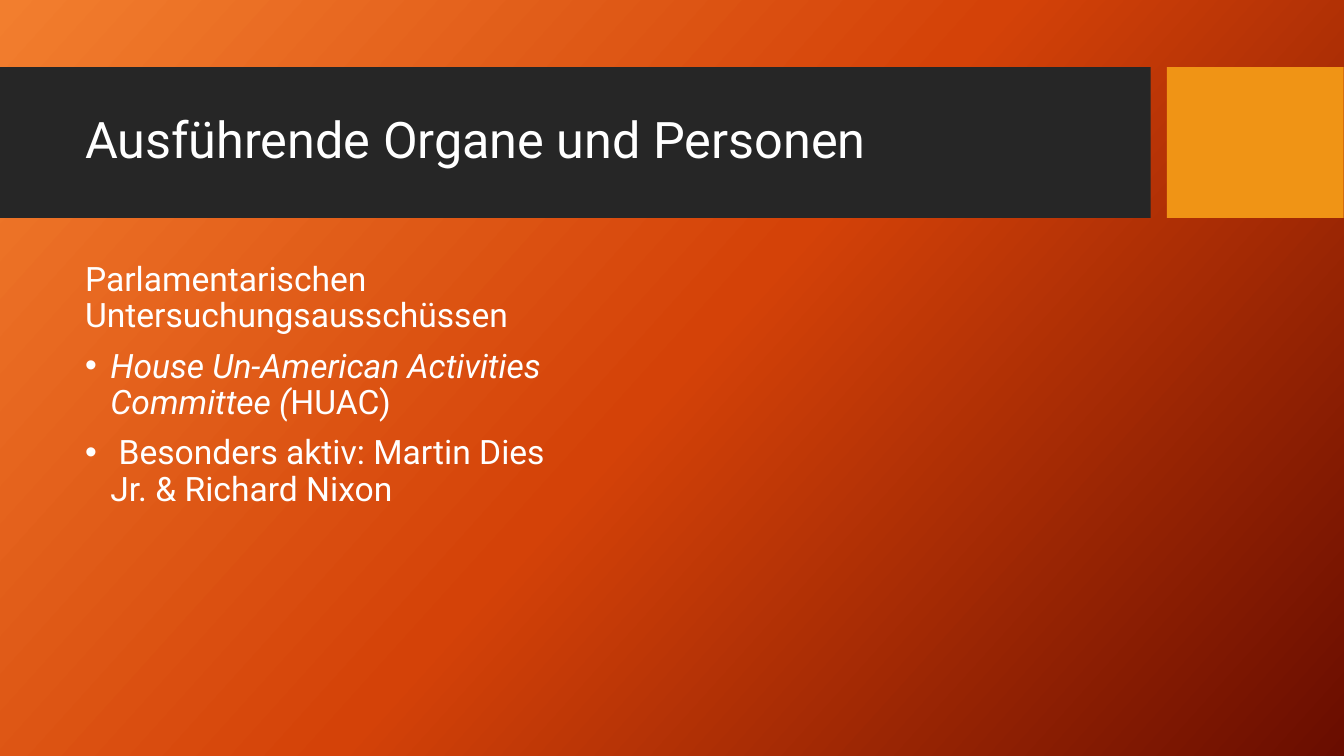
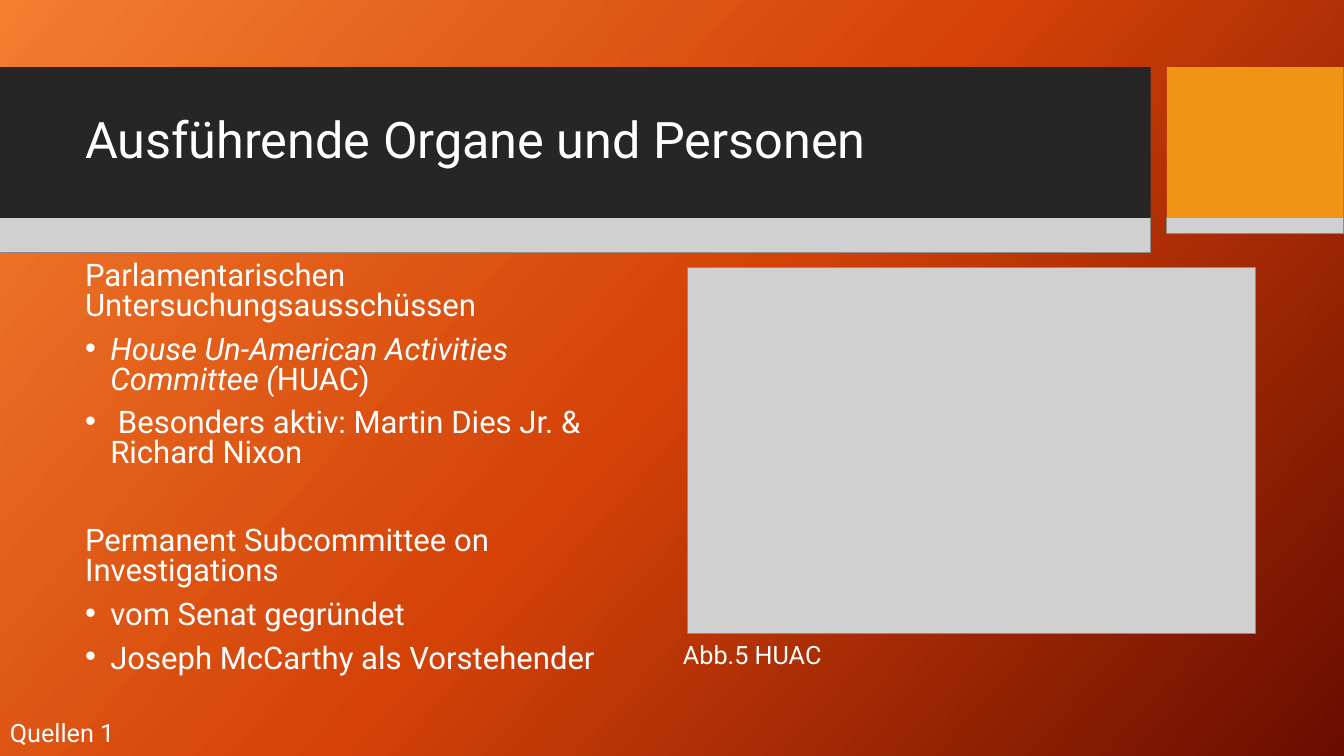
Before and after one commit to AkazeX/Schule, a slide deck: slide 6 of BM/Geschichte/McCathyismus/McCarthyismus.pptx. Drawn at 1344x756 pixels with LibreOffice and Linux fonts; fonts in the diff are those of the drawing; grey boxes stand for pictures; background and template pictures are left out. Boxes give left, top, right and bottom in pixels: in the first picture for what was removed or moved away, otherwise in the second. Text is boxed around its words. In the diff, an @@ line names an element or a change of style, - is before the commit and + after.

```diff
--- a/BM/Geschichte/McCathyismus/McCarthyismus.pptx
+++ b/BM/Geschichte/McCathyismus/McCarthyismus.pptx
@@ rectangle removed at bbox=[0, 68, 1150, 219] @@
@@ rectangle added at bbox=[0, 68, 1150, 219], fill #262626 @@
@@ rectangle removed at bbox=[1168, 68, 1344, 219] @@
@@ rectangle added at bbox=[1168, 68, 1344, 219], fill #F09415 @@
@@ picture added at bbox=[0, 217, 1150, 252] @@
@@ picture added at bbox=[1168, 218, 1344, 234] @@
@@ text at bbox=[85, 262, 553, 464]: size 24 to 22.2 pt in "Parlamentarischen Untersuchungsausschüssen", "House Un-American Activities Committee (HUAC)", "Besonders aktiv: Martin Dies Jr. & Richard ..."; line spacing 0.9 to 0.8 @@
@@ picture added at bbox=[688, 267, 1255, 633] @@
@@ text at bbox=[85, 527, 594, 676]: paragraphs added @@
+Permanent Subcommittee on Investigations
+• vom Senat gegründet
+• Joseph McCarthy als Vorstehender
@@ text added at bbox=[683, 645, 822, 665], 18 pt, text #FFFFFF @@
+Abb.5 HUAC
@@ text added at bbox=[10, 723, 114, 745], 18 pt, text #FFFFFF @@
+Quellen 1
```
Also in this commit, not shown: 6 other slides changed, 3 slides added, 2 slides removed, 1 other file.
